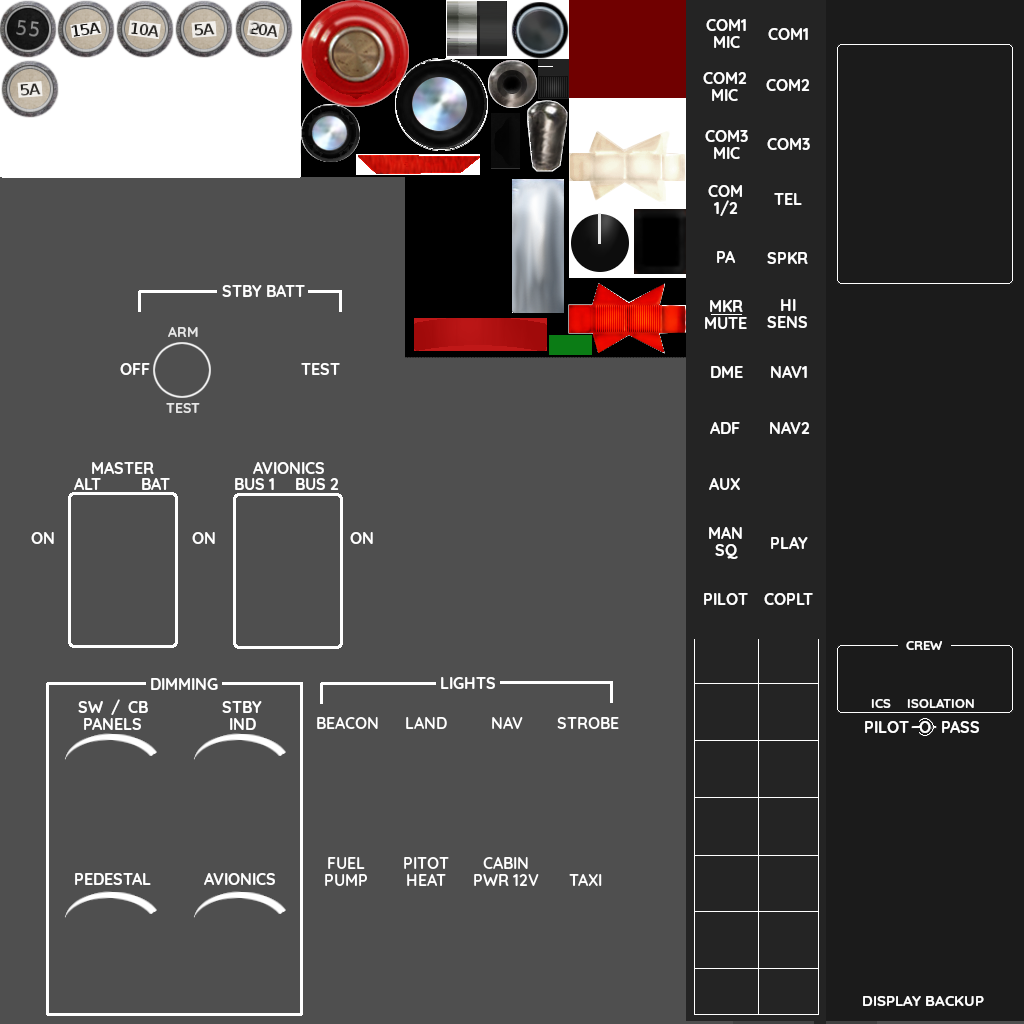
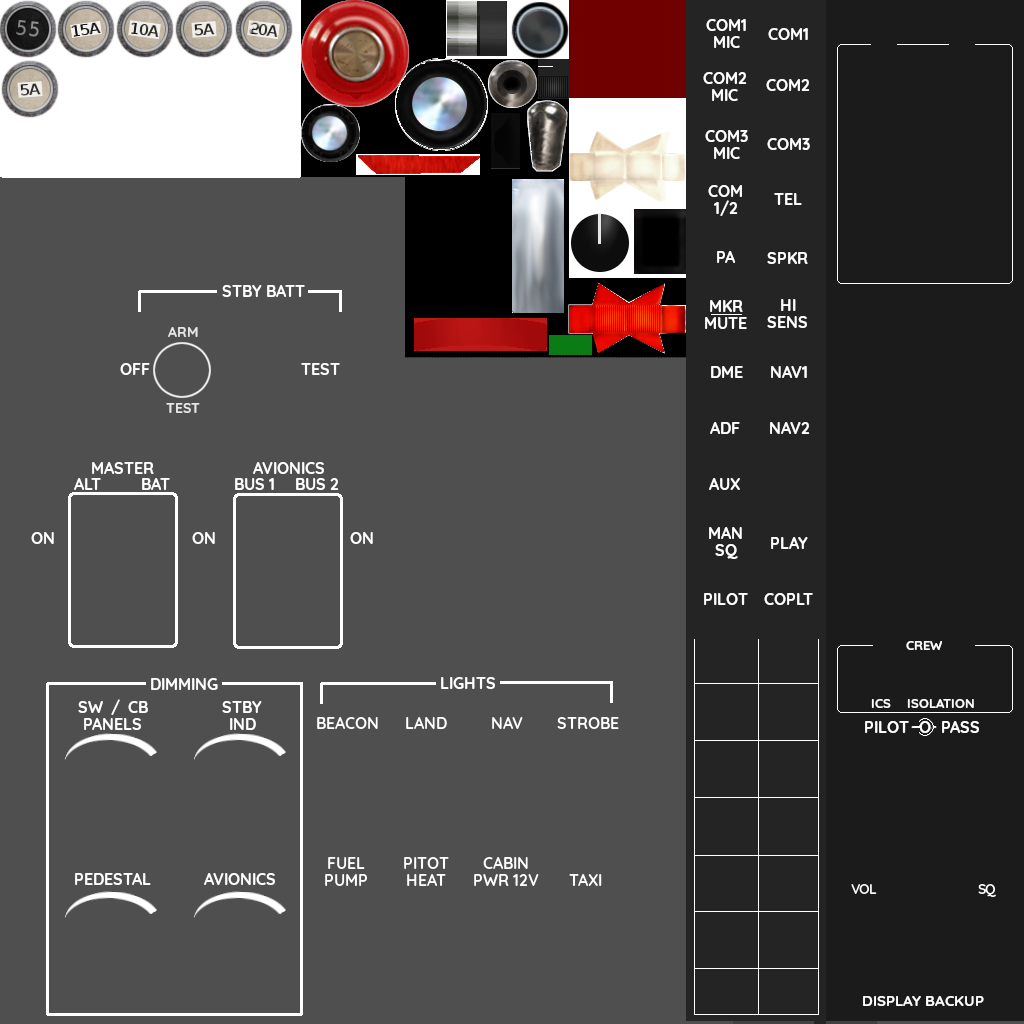
Layered file, before and after one edit (1024x1024). Changes by layer:
added layer "SQ" above "VOL" over [978, 884, 996, 897]
added layer "VOL" above "panel-parts-fg1000.png" over [851, 884, 877, 894]
painted on "panel-parts-fg1000.png" over [871, 44, 975, 646]
